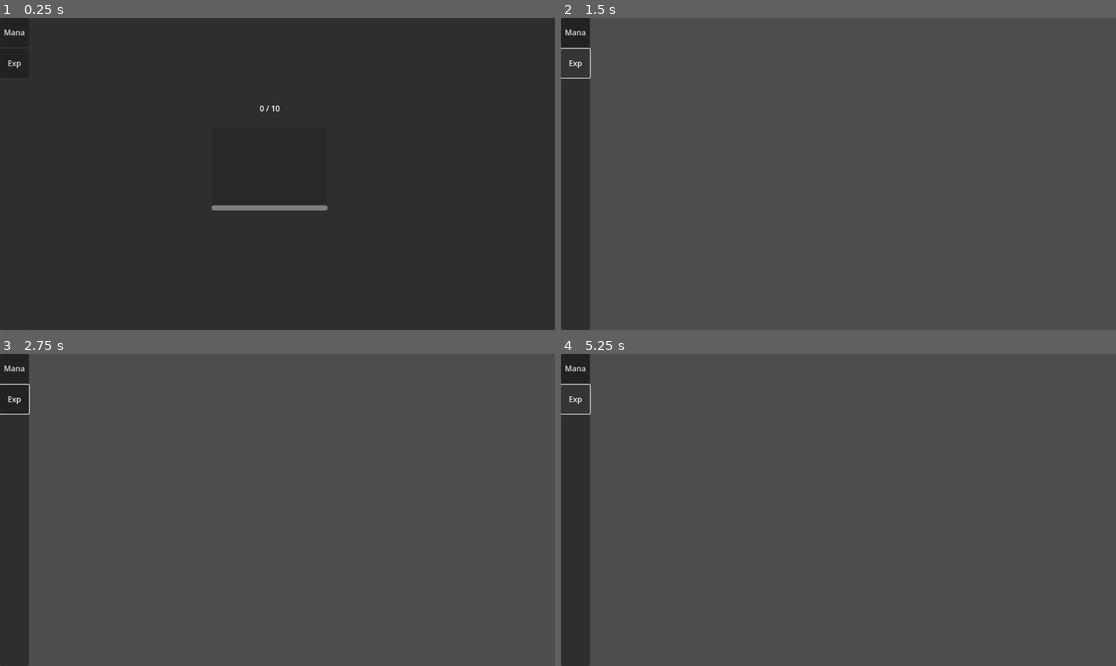
Above: before the commit, frames 1-4 (two rows, left to right).
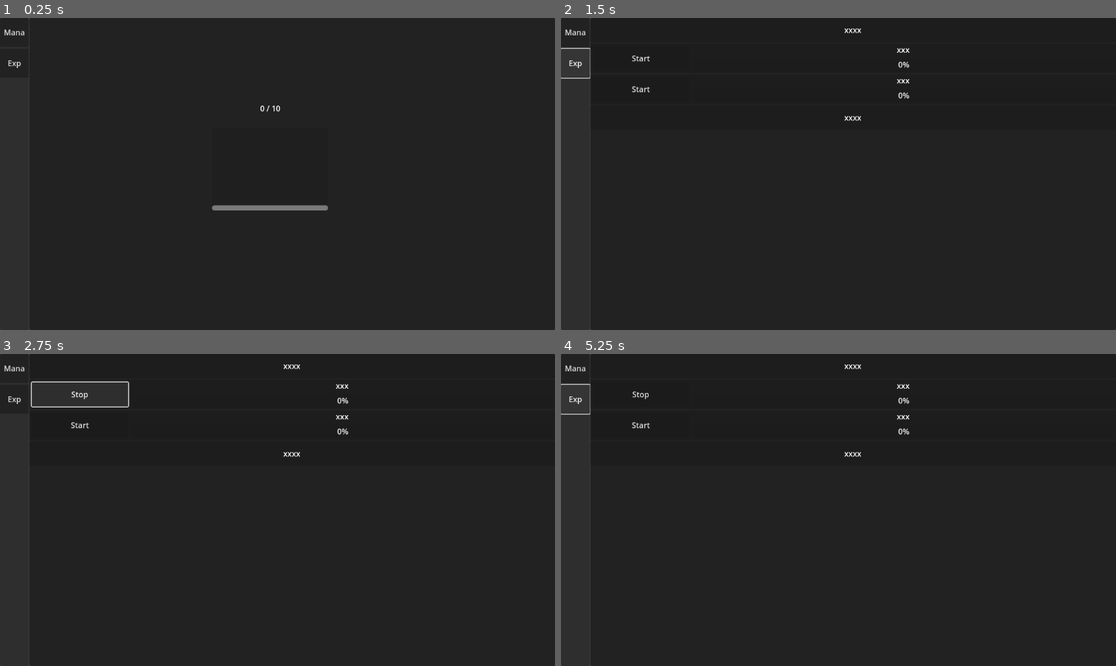
Above: after the commit, the same moments.

Repository: Drakosam/game1
Game: Godot game, scene res://main.tscn
The game is run twice, just before and just after one commit, with the same random seed, the same clock (stepped at 60 frames per second) and the same inputs.
Inputs (mouse positions are in pixels of both pictures, inside the frame that each line leads up to):
- Up to frame 1 (0.25 s): no input
- Up to frame 2 (1.5 s): click "Mana" at 0.5 s; click "Exp" at 1.25 s
- Up to frame 3 (2.75 s): click (77, 394) at 2 s, where only the run after the commit has a clickable "Start"
- Up to frame 4 (5.25 s): click (638, 394) at 2.75 s, where only the run after the commit has a clickable "Stop"; click (638, 394) at 3.5 s, where only the run after the commit has a clickable "Start"; click "Mana" at 4.25 s; click "Exp" at 5 s

The runs differ from the first frame. In frame 1, less than 0.1% of the frame differs, in the area x 38-60%, y 28-62%; in frame 2, 95%; in frame 3, 95%, in the area x 0-100%, y 0-100%; in frame 4, 95%.

Commit message:
-task basics

Diff:
--- /dev/null
+++ b/commponent/category_tabs.tscn
@@ -0,0 +1,50 @@
+[gd_scene load_steps=2 format=3 uid="uid://ewuwvsd51ksg"]
+
+[sub_resource type="GDScript" id="GDScript_g1smp"]
+script/source = "extends VBoxContainer
+
+var task_grupe = ''
+var task_json_obj = {}
+
+var TaskEXpProgrex = preload(\"res://commponent/exp_progres.tscn\")
+
+
+func _ready():
+	pass
+
+func set_task_grupe(txt_grupe):
+	task_grupe=txt_grupe
+
+func set_task_obj(json_obj):
+	task_json_obj = json_obj
+	for obj in task_json_obj:
+		if task_json_obj[obj]['task_grupe'] == task_grupe:
+			var item = TaskEXpProgrex.instantiate()
+			add_child(item)
+
+func act():
+	pass
+"
+
+[node name="CategoryTabs" type="VBoxContainer"]
+anchors_preset = 15
+anchor_right = 1.0
+anchor_bottom = 1.0
+grow_horizontal = 2
+grow_vertical = 2
+script = SubResource("GDScript_g1smp")
+
+[node name="Panel" type="Panel" parent="."]
+custom_minimum_size = Vector2(0, 50)
+layout_mode = 2
+
+[node name="Label" type="Label" parent="Panel"]
+layout_mode = 1
+anchors_preset = 15
+anchor_right = 1.0
+anchor_bottom = 1.0
+grow_horizontal = 2
+grow_vertical = 2
+text = "xxxx"
+horizontal_alignment = 1
+vertical_alignment = 1
--- a/commponent/exp_progres.tscn
+++ b/commponent/exp_progres.tscn
@@ -1,13 +1,54 @@
 [gd_scene load_steps=2 format=3 uid="uid://ql7vgslr1iyp"]
 
-[ext_resource type="Script" path="res://script/exp_progres.gd" id="1_mjtur"]
+[sub_resource type="GDScript" id="GDScript_3gwgm"]
+script/source = "extends Panel
+
+var task_status = false
+var my_uuid = ''
+
+signal task_end(uuid)
+
+
+func _ready():
+	pass
+
+func set_task_name(txt):
+	$Label.text = txt
+
+func set_task_uuid(in_uuid):
+	my_uuid=in_uuid
+
+func set_task_steps(steps):
+	$ProgressBar.max_value = steps
+
+func act():
+
+	if not task_status:
+		return
+
+	if $ProgressBar.value < $ProgressBar.max_value:
+		$ProgressBar.value += 1
+	else:
+		emit_signal('task_end',my_uuid)
+		$ProgressBar.value = 0
+
+func _on_button_button_down():
+	task_status = not task_status
+
+	if task_status:
+		$Button.text = 'Stop'
+	else:
+		$Button.text = 'Start'
+
+
+"
 
 [node name="ExpProgres" type="Panel"]
 custom_minimum_size = Vector2(0, 60)
 anchors_preset = 10
 anchor_right = 1.0
 grow_horizontal = 2
-script = ExtResource("1_mjtur")
+script = SubResource("GDScript_3gwgm")
 
 [node name="Button" type="Button" parent="."]
 layout_mode = 0
@@ -15,17 +56,31 @@
 offset_top = 5.0
 offset_right = 205.0
 offset_bottom = 55.0
-text = "xxx"
+text = "Start"
 
 [node name="ProgressBar" type="ProgressBar" parent="."]
 layout_mode = 1
-anchors_preset = 14
-anchor_top = 0.5
+anchors_preset = 12
+anchor_top = 1.0
 anchor_right = 1.0
-anchor_bottom = 0.5
-offset_left = 210.0
-offset_top = -13.5
-offset_right = -9.0
-offset_bottom = 13.5
+anchor_bottom = 1.0
+offset_left = 214.0
+offset_top = -31.0
+offset_right = -5.0
+offset_bottom = -4.0
 grow_horizontal = 2
-grow_vertical = 2
+grow_vertical = 0
+
+[node name="Label" type="Label" parent="."]
+layout_mode = 1
+anchors_preset = 10
+anchor_right = 1.0
+offset_left = 215.0
+offset_right = -6.0
+offset_bottom = 23.0
+grow_horizontal = 2
+text = "xxx"
+horizontal_alignment = 1
+vertical_alignment = 1
+
+[connection signal="button_down" from="Button" to="." method="_on_button_button_down"]
--- /dev/null
+++ b/experimental.tscn
@@ -0,0 +1,54 @@
+[gd_scene load_steps=4 format=3 uid="uid://4ss8qvvr8x0j"]
+
+[ext_resource type="PackedScene" uid="uid://ewuwvsd51ksg" path="res://commponent/category_tabs.tscn" id="2_h41aw"]
+[ext_resource type="PackedScene" uid="uid://s84g56a8l7aa" path="res://utylity/tasks.tscn" id="3_kaly8"]
+
+[sub_resource type="GDScript" id="GDScript_7d3ng"]
+script/source = "extends Panel
+
+var ManaBackend = null
+
+
+func _ready():
+	var json_obj = $Tasks.get_task_list()
+
+	$ScrollContainer/VBoxContainer/CategoryTabs.set_task_grupe('attributes')
+	$ScrollContainer/VBoxContainer/CategoryTabs.set_task_obj(json_obj)
+	$ScrollContainer/VBoxContainer/CategoryTabs2.set_task_obj(json_obj)
+
+func set_mana_backend(mana_backend):
+	ManaBackend = mana_backend
+
+func act():
+	if visible:
+		pass
+
+"
+
+[node name="Experimental" type="Panel"]
+anchors_preset = 15
+anchor_right = 1.0
+anchor_bottom = 1.0
+grow_horizontal = 2
+grow_vertical = 2
+script = SubResource("GDScript_7d3ng")
+
+[node name="ScrollContainer" type="ScrollContainer" parent="."]
+layout_mode = 1
+anchors_preset = 15
+anchor_right = 1.0
+anchor_bottom = 1.0
+grow_horizontal = 2
+grow_vertical = 2
+
+[node name="VBoxContainer" type="VBoxContainer" parent="ScrollContainer"]
+layout_mode = 2
+size_flags_horizontal = 3
+
+[node name="CategoryTabs" parent="ScrollContainer/VBoxContainer" instance=ExtResource("2_h41aw")]
+layout_mode = 2
+
+[node name="CategoryTabs2" parent="ScrollContainer/VBoxContainer" instance=ExtResource("2_h41aw")]
+layout_mode = 2
+
+[node name="Tasks" parent="." instance=ExtResource("3_kaly8")]
--- a/experimental_panel.tscn
+++ /dev/null
@@ -1,21 +0,0 @@
-[gd_scene load_steps=2 format=3 uid="uid://4ss8qvvr8x0j"]
-
-[ext_resource type="PackedScene" uid="uid://ql7vgslr1iyp" path="res://commponent/exp_progres.tscn" id="1_0xsr2"]
-
-[node name="ExperimentalPanel" type="Panel"]
-anchors_preset = 15
-anchor_right = 1.0
-anchor_bottom = 1.0
-grow_horizontal = 2
-grow_vertical = 2
-
-[node name="VBoxContainer" type="VBoxContainer" parent="."]
-layout_mode = 1
-anchors_preset = 15
-anchor_right = 1.0
-anchor_bottom = 1.0
-grow_horizontal = 2
-grow_vertical = 2
-
-[node name="ExpProgres" parent="VBoxContainer" instance=ExtResource("1_0xsr2")]
-layout_mode = 2
--- a/main.tscn
+++ b/main.tscn
@@ -1,11 +1,53 @@
-[gd_scene load_steps=4 format=3 uid="uid://d2yfwkqunknbf"]
+[gd_scene load_steps=5 format=3 uid="uid://d2yfwkqunknbf"]
 
-[ext_resource type="Script" path="res://script/main.gd" id="1_pgnr8"]
 [ext_resource type="PackedScene" uid="uid://4i03ua8e5end" path="res://mana_harvest.tscn" id="2_ghu4h"]
+[ext_resource type="PackedScene" uid="uid://4ss8qvvr8x0j" path="res://experimental.tscn" id="3_ooko8"]
 [ext_resource type="PackedScene" uid="uid://dxrv450m03klr" path="res://mana_backend.tscn" id="3_rjkev"]
 
+[sub_resource type="GDScript" id="GDScript_q2qxx"]
+script/source = "extends Node2D
+
+
+var PanelManaHarvest = null
+var PanelExperimental = null
+
+var ManaBackend = null
+
+
+func _ready():
+	ManaBackend = $ManaBackend
+
+	PanelManaHarvest = $CanvasLayer/PanelContainer/ManaHarvest
+	PanelExperimental = $CanvasLayer/PanelContainer/Experimental
+
+	PanelManaHarvest.set_mana_backend(ManaBackend)
+	PanelExperimental.set_mana_backend(ManaBackend)
+
+	_hide_all_panel()
+	PanelManaHarvest.visible = true
+
+func _update_panels():
+	PanelManaHarvest.act()
+	PanelExperimental.act()
+
+func _on_timer_timeout():
+	_update_panels()
+
+func _hide_all_panel():
+	PanelManaHarvest.visible = false
+	PanelExperimental.visible = false
+
+func _on_mana_button_button_down():
+	_hide_all_panel()
+	PanelManaHarvest.visible = true
+
+func _on_exp_button_button_down():
+	_hide_all_panel()
+	PanelExperimental.visible = true
+"
+
 [node name="main" type="Node2D"]
-script = ExtResource("1_pgnr8")
+script = SubResource("GDScript_q2qxx")
 
 [node name="CanvasLayer" type="CanvasLayer" parent="."]
 
@@ -33,8 +75,19 @@
 layout_mode = 2
 text = "Exp"
 
-[node name="ManaHarvest" parent="CanvasLayer" instance=ExtResource("2_ghu4h")]
-offset_left = 60.0
+[node name="PanelContainer" type="PanelContainer" parent="CanvasLayer"]
+anchors_preset = 15
+anchor_right = 1.0
+anchor_bottom = 1.0
+offset_left = 61.0
+grow_horizontal = 2
+grow_vertical = 2
+
+[node name="ManaHarvest" parent="CanvasLayer/PanelContainer" instance=ExtResource("2_ghu4h")]
+layout_mode = 2
+
+[node name="Experimental" parent="CanvasLayer/PanelContainer" instance=ExtResource("3_ooko8")]
+layout_mode = 2
 
 [node name="Timer" type="Timer" parent="."]
 wait_time = 0.1
--- a/mana_backend.tscn
+++ b/mana_backend.tscn
@@ -1,6 +1,19 @@
 [gd_scene load_steps=2 format=3 uid="uid://dxrv450m03klr"]
 
-[ext_resource type="Script" path="res://script/ManaBackend.gd" id="1_j2q5d"]
+[sub_resource type="GDScript" id="GDScript_frn1n"]
+script/source = "extends Node
+
+
+var max_mana = 10
+var current_mana = 0
+
+func _ready():
+	pass # Replace with function body.
+
+func up_mana_lvl():
+	if current_mana < max_mana:
+		current_mana += 1
+"
 
 [node name="ManaBackend" type="Node"]
-script = ExtResource("1_j2q5d")
+script = SubResource("GDScript_frn1n")
--- a/mana_harvest.tscn
+++ b/mana_harvest.tscn
@@ -1,6 +1,35 @@
 [gd_scene load_steps=2 format=3 uid="uid://4i03ua8e5end"]
 
-[ext_resource type="Script" path="res://script/manaHarvest.gd" id="1_61ki8"]
+[sub_resource type="GDScript" id="GDScript_qrxbf"]
+script/source = "extends Panel
+
+
+var ManaBackend = null
+
+func _ready():
+	$ProgressBar.value = 0
+
+
+func set_mana_backend(mana_backend):
+	ManaBackend = mana_backend
+
+
+func act():
+
+	if ManaBackend.current_mana >= ManaBackend.max_mana:
+		return
+
+	if not visible:
+		return
+
+	if $ProgressBar.value >= $ProgressBar.max_value:
+		$ProgressBar.value = 0
+		ManaBackend.up_mana_lvl()
+	else:
+		$ProgressBar.value += 1
+
+	$ManaLabel.text = str(ManaBackend.current_mana) + ' / ' + str(ManaBackend.max_mana)
+"
 
 [node name="ManaHarvest" type="Panel"]
 anchors_preset = 15
@@ -8,7 +37,7 @@
 anchor_bottom = 1.0
 grow_horizontal = 2
 grow_vertical = 2
-script = ExtResource("1_61ki8")
+script = SubResource("GDScript_qrxbf")
 
 [node name="ProgressBar" type="ProgressBar" parent="."]
 layout_mode = 0
--- a/script/ManaBackend.gd
+++ /dev/null
@@ -1,12 +0,0 @@
-extends Node
-
-
-var max_mana = 10
-var current_mana = 0
-
-func _ready():
-	pass # Replace with function body.
-
-func up_mana_lvl():
-	if current_mana < max_mana:
-		current_mana += 1
--- a/script/exp_progres.gd
+++ /dev/null
@@ -1,5 +0,0 @@
-extends Panel
-
-
-func _ready():
-	pass
--- a/script/main.gd
+++ /dev/null
@@ -1,32 +0,0 @@
-extends Node2D
-
-
-var PanelManaHarvest = null
-var ManaBackend = null
-
-
-func _ready():
-	ManaBackend = $ManaBackend
-
-	PanelManaHarvest = $CanvasLayer/ManaHarvest
-
-	PanelManaHarvest.set_mana_backend(ManaBackend)
-
-	_hide_all_panel()
-	PanelManaHarvest.visible = true
-
-func _update_panels():
-	PanelManaHarvest.act()
-
-func _on_timer_timeout():
-	_update_panels()
-
-func _hide_all_panel():
-	PanelManaHarvest.visible = false
-
-func _on_mana_button_button_down():
-	_hide_all_panel()
-	PanelManaHarvest.visible = true
-
-func _on_exp_button_button_down():
-	_hide_all_panel()
--- a/script/manaHarvest.gd
+++ /dev/null
@@ -1,25 +0,0 @@
-extends Panel
-
-
-var ManaBackend = null
-
-func _ready():
-	$ProgressBar.value = 0
-
-
-func set_mana_backend(mana_backend):
-	ManaBackend = mana_backend
-
-
-func act():
-
-	if ManaBackend.current_mana >= ManaBackend.max_mana:
-		return
-
-	if $ProgressBar.value >= $ProgressBar.max_value:
-		$ProgressBar.value = 0
-		ManaBackend.up_mana_lvl()
-	else:
-		$ProgressBar.value += 1
-
-	$ManaLabel.text = str(ManaBackend.current_mana) + ' / ' + str(ManaBackend.max_mana)
--- /dev/null
+++ b/utylity/tasks.tscn
@@ -0,0 +1,36 @@
+[gd_scene load_steps=2 format=3 uid="uid://s84g56a8l7aa"]
+
+[sub_resource type="GDScript" id="GDScript_0qk2m"]
+script/source = "extends Node
+
+
+func _ready():
+	pass # Replace with function body.
+
+func get_task_list():
+	return task_obj
+
+var task_obj = {
+	'ebcbfc7a-3da5-44ed-b7a7-32840a240357':{
+		'task_grupe':'attributes',
+		'task_name':\"More Mana\",
+		'task_steps': 100,
+		'task_step_increment': 1,
+		'task_mana_cost': 5,
+		'task_mana_increment': 0.1,
+		'reword':'max_mana'
+	},
+	'3a89a33e-bbcb-422f-8465-4ec554ecf359':{
+		'task_grupe':'attributes',
+		'task_name':\"More Power\",
+		'task_steps': 100,
+		'task_step_increment': 1,
+		'task_mana_cost': 5,
+		'task_mana_increment': 0.1,
+		'reword':'power'
+	}
+}
+"
+
+[node name="Tasks" type="Node"]
+script = SubResource("GDScript_0qk2m")
